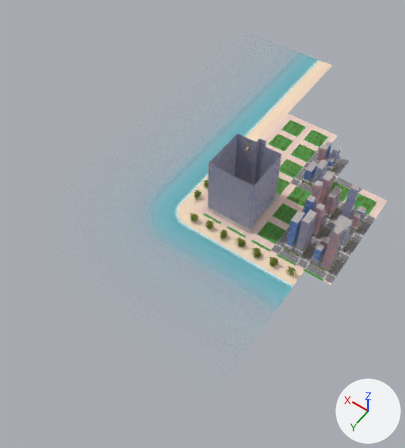
An edit to the Blender file assets/map/Near.blend, drawn before and after from the same camera.
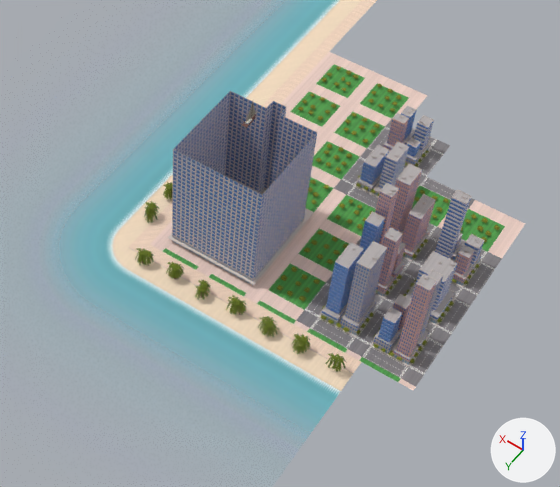
Each version is shown whole from a camera (50 mm lens) standing at (-697.0, 1248.0, 1389.0) and looking at (83.0, 155.0, -328.0), then close up on the part from 30% to 100% of the width and 19% to 75% of the height. Every picture has the same lights, and +X, +Y and +Z are marked at lower right. The last two pictures show the newer version.

Names of what the first close-up shows: 'Buildings_Front', 'Buildings_Left', 'Coast', 'Ground', 'Palms', 'Shallows', 'Tower', 'Trees' and 1 more.
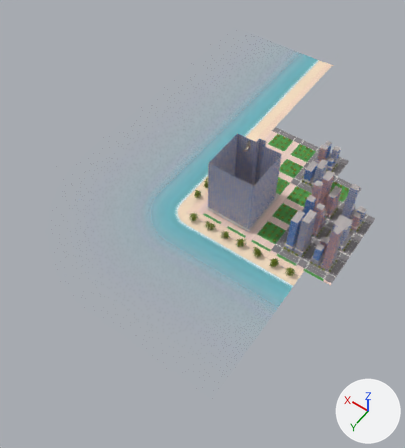
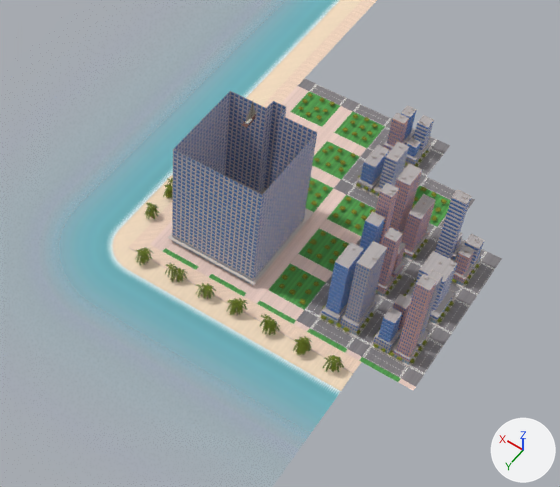
The change in detail:
me_groundmesh is used by ob_ground; location (0.0, 0.0, 0.0).
me_groundmesh had 5844 vertices, 2922 faces and spanned x -455.0..171.0, y -565.0..183.0, z -302.0..-267.0.
me_groundmesh now has 5164 vertices, 2582 faces and spans x -455.0..169.0, y -455.0..182.0, z -302.0..-266.0.
me_groundmesh part 1: 636 loose pieces with 2544 vertices, spanning x -455.0..171.0, y -565.0..183.0, z -302.0..-267.0, are deleted.
me_groundmesh part 2: 54 vertices moved from x -249.0..165.0, y -535.0..182.0, z -302.0..-268.0 to x -248.0..166.0, y -455.0..182.0, z -302.0..-267.0; 160 vertices removed from x -345.0..166.0, y -535.0..183.0, z -302.0..-268.0; 2032 vertices added at x -345.0..169.0, y -455.0..182.0, z -302.0..-266.0.
me_groundmesh part 3: 5 vertices removed from x -455.0..-425.0, y -345.0..-315.0, z -300.0.
Other edits to the shape of me_groundmesh do not show in these pictures.
me_palmsmesh is used by ob_palms; location (0.0, 0.0, 0.0).
me_palmsmesh had 2688 vertices, 1344 faces and spanned x -337.0..182.0, y -8.0..197.0, z -299.0..-266.0.
me_palmsmesh now has 2112 vertices, 1056 faces and spans x -333.0..183.0, y -16.0..196.0, z -299.0..-266.0.
me_palmsmesh part 4: 608 loose pieces with 2432 vertices, spanning x -337.0..182.0, y -8.0..197.0, z -299.0..-266.0, are deleted.
me_palmsmesh part 5: 4 vertices moved within x -254.0..-31.0, y 176.0..177.0, z -277.0..-267.0; 122 vertices removed from x -324.0..176.0, y 65.0..187.0, z -299.0..-267.0; 1978 vertices added at x -330.0..183.0, y -16.0..196.0, z -299.0..-266.0.
Other edits to the shape of me_palmsmesh do not show in these pictures.
me_treesmesh is used by ob_trees; location (0.0, 0.0, 0.0).
me_treesmesh had 1960 vertices, 980 faces and spanned x -430.0..90.0, y -531.0..99.0, z -294.0..-290.0.
me_treesmesh now has 1744 vertices, 872 faces and spans x -430.0..92.0, y -429.0..99.0, z -294.0..-290.0.
me_treesmesh part 6: 94 loose pieces with 376 vertices, spanning x -305.0..90.0, y -531.0..-244.0, z -294.0..-291.0, are deleted.
me_treesmesh part 7: 433 vertices moved from x -420.0..72.0, y -354.0..88.0, z -294.0..-291.0 to x -308.0..73.0, y -421.0..-22.0, z -294.0..-291.0; 6 vertices removed from x -381.0..85.0, y -367.0..-249.0, z -293.0..-292.0; 166 vertices added at x 22.0..92.0, y -421.0..-135.0, z -294.0..-291.0.
Other edits to the shape of me_treesmesh do not show in these pictures.

Where the change shows, as pixel boxes [x1, y1, x2, y2] in the close-ups (560 x 487 px; the box of a moved part takes in the faces that stretch with it):
'Ground', reshaped (8% shorter): before [142, 52, 525, 390]; after [141, 78, 502, 390]
'Trees', reshaped (10% narrower, 9% shorter): before [277, 66, 499, 363]; after [279, 93, 479, 363]
'Palms', reshaped: before [135, 182, 346, 372]; after [135, 178, 344, 372]
part 1 of me_groundmesh, deleted: before [142, 52, 525, 368]
part 2 of me_groundmesh, cut back: before [144, 59, 475, 352]; after [141, 84, 468, 369]
part 3 of me_groundmesh, deleted: before [469, 200, 519, 258]
part 4 of me_palmsmesh, deleted: before [135, 182, 346, 372]
part 5 of me_palmsmesh, reshaped: before [144, 203, 338, 363]; after [135, 178, 342, 371]
part 6 of me_treesmesh, deleted: before [298, 66, 449, 219]
part 7 of me_treesmesh, moved or reshaped: before [277, 107, 499, 302]; after [298, 93, 447, 264]
